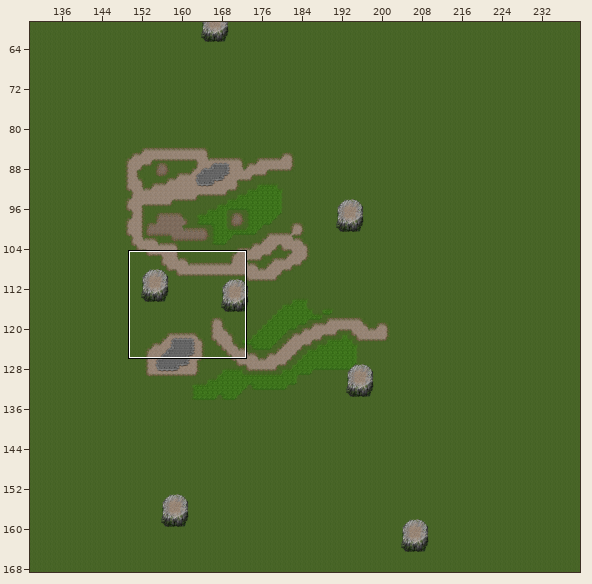
An edit to a level. Tiled map, assets/maps/savageland.tmx. The picture above shows the old version from afar; the outline marks the close-up.
Close-up. Before the commit:
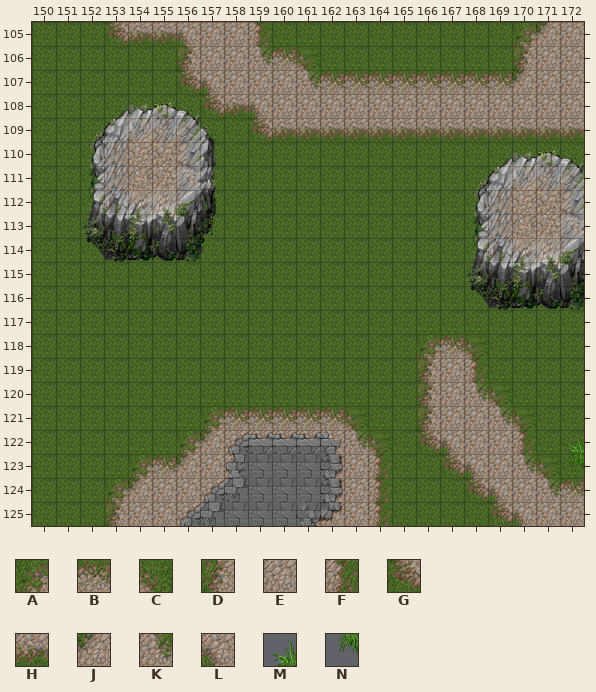
Cells are 32x32 px. Shown: x 150..172, y 105..125. The commit also changed other parts of the map, which this record leaves out.
Key: from "mountain_landscape": A 11, B 12, C 13, D 27, E 28, F 29, G 43, H 44, J 110, K 111, L 126, M 148, N 180.
_ is an empty cell, # one hidden under a higher layer.
Layers that did not change in this view are not listed.
Layer "level 1 floor 2" before, first column x 150:
105 ___GHHLEEF__________AJE
106 ______DEEKBC________DEE
107 ______GLEEEKBBBBBBBBJEE
108 _______GHLEEEEEEEEEEEEE
109 _________GHHHHHHHHHHHHH
110 _______________________
111 _______________________
112 _______________________
113 _______________________
114 _______________________
115 _______________________
116 _______________________
117 _______________________
118 ________________ABC____
119 ________________DEF____
120 ________________DEKC___
121 _______ABBBBBC__DEEKC__
122 ______AJ#####KC_GLEEF_M
123 ____ABJE#####EF__GLEKCN
124 ___AJEE######EF___GLEKB
125 ___DEE#######EF____GLEE
After the commit:
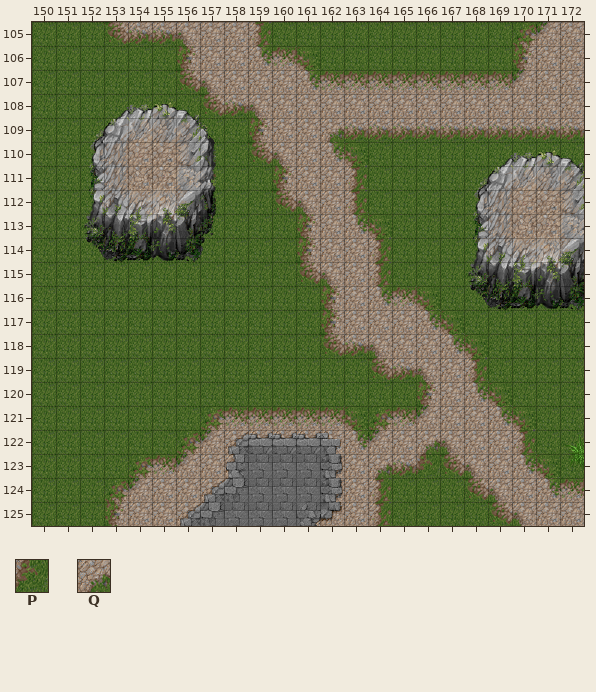
Further tiles: from "mountain_landscape": P 45, Q 127.
What changed:
Layer "level 1 floor 2":
The author put tile A in row 121 at x 164.
The author put tile B in row 116 at x 165; in row 121 at x 165.
The author put tile C in row 110 at x 163; in row 113 at x 164; in row 116 at x 166; in row 117 at x 167.
Tile G becomes tile D in row 109 at x 159.
The author put tile D in row 111 at x 160; in rows 113 to 114 at x 161; in rows 116 to 117 at x 162.
Tile A becomes tile E in row 118 at x 166.
Tile H becomes tile E in row 109 at x 160 to 161.
The author put tile E in row 110 at x 161; in row 111 at x 161 to 162; in rows 112 to 113 at x 162; in row 114 at x 162 to 163; in rows 115 to 116 at x 163; in row 117 at x 163 to 165.
The author put tile E in row 118 at x 165; in row 122 at x 165.
The author put tile F in rows 111 to 112 at x 163; in rows 114 to 115 at x 164.
The author put tile G in row 110 at x 159; in row 112 at x 160; in row 115 at x 161; in row 118 at x 162; in row 119 at x 164.
The author put tile H in row 118 at x 163; in row 119 at x 165; in row 123 at x 165.
Tile C becomes tile J in row 122 at x 164.
Tile D becomes tile J in row 121 at x 166.
Tile B becomes tile K in row 118 at x 167.
The author put tile K in row 110 at x 162; in row 113 at x 163; in row 116 at x 164; in row 117 at x 166.
Tile D becomes tile L in row 119 at x 166.
The author put tile L in row 110 at x 160; in row 112 at x 161; in row 115 at x 162; in row 118 at x 164.
The author put tile P in row 123 at x 166.
Tile F becomes tile Q in row 123 at x 164.
Tile G becomes tile Q in row 122 at x 166.
Tile H becomes tile Q in row 109 at x 162.
